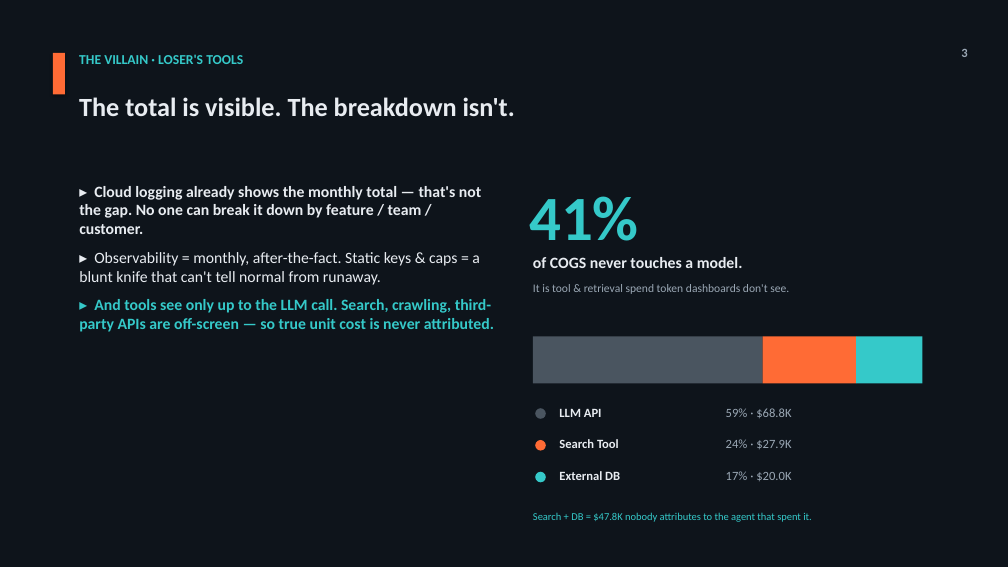
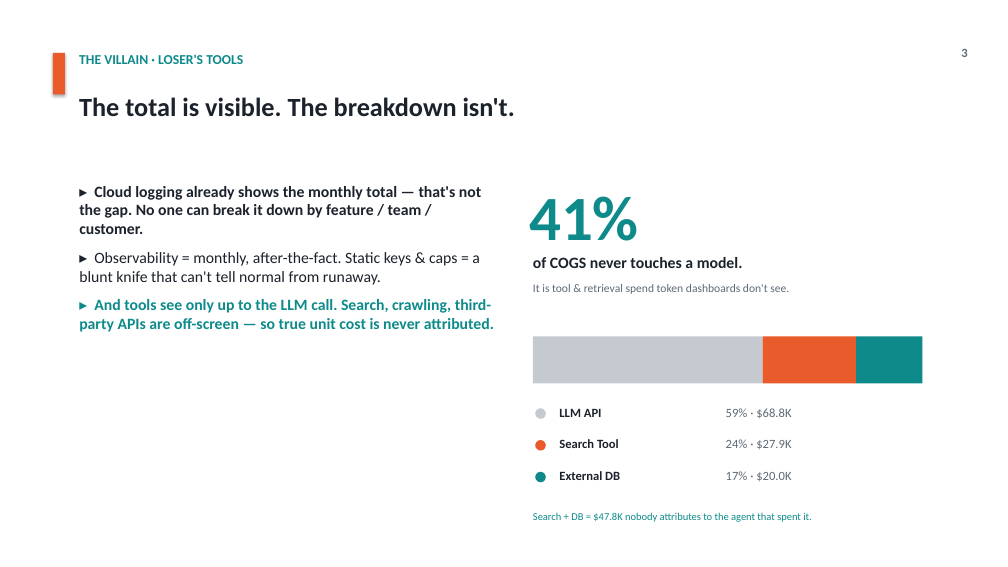
Before and after one commit to jmormalik/WTIA_AI_Cost_Gov, a slide deck: slide 3 of deliverables/Pitch_Deck_VersionA_Market-Shift_EN.pptx. Drawn at 1008x567 pixels with LibreOffice and Linux fonts; fonts in the diff are those of the drawing. Boxes give left, top, right and bottom in pixels: in the first picture for what was removed or moved away, otherwise in the second. Text is boxed around its words. In the diff, an @@ line names an element or a change of style, - is before the commit and + after.

```diff
--- a/deliverables/Pitch_Deck_VersionA_Market-Shift_EN.pptx
+++ b/deliverables/Pitch_Deck_VersionA_Market-Shift_EN.pptx
@@ background #0E141B to #FFFFFF @@
@@ text "▸ Cloud logging already shows ..." at [79,186,494,332]: text colour #E8ECF1 to #1B222B in "▸ Cloud logging already shows the monthly ...", "▸ Observability = monthly, after-the-fact. Static keys ..."; text colour #35C9C9 to #0E8A8A in "▸ And tools see only up to ..." @@
@@ rectangle at [533,337,763,383]: fill #4A5560 to #C4CAD0 @@
@@ rectangle at [856,337,923,383]: fill #35C9C9 to #0E8A8A @@
@@ ellipse at [535,408,546,419]: fill #4A5560 to #C4CAD0 @@
@@ fill #FF6B35 to #EA5B2B in 3 elements at [53,53,65,95], [763,337,857,383], [535,440,546,451] @@
@@ ellipse at [535,472,546,482]: fill #35C9C9 to #0E8A8A @@
@@ text colour #E8ECF1 to #1B222B in 5 elements at [79,97,515,116], [533,257,743,268], [559,409,602,417], [559,439,619,448], [559,471,620,480] @@
@@ text colour #9AA7B4 to #5E6A76 in 5 elements at [961,49,967,57], [533,284,789,294], [726,408,791,418], [726,439,791,449], [726,471,791,481] @@
@@ text colour #35C9C9 to #0E8A8A in 3 elements at [79,54,243,64], [529,196,639,241], [533,512,812,522] @@
```
Also in this commit, not shown: 16 other slides changed, 2 other files.
